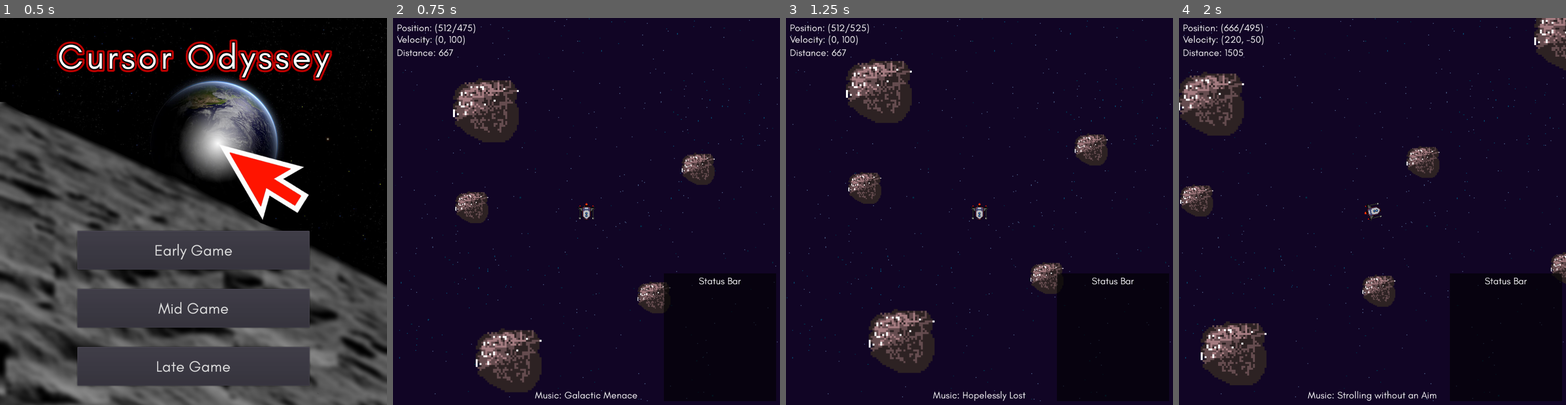
Above: before the commit, frames 1-4 (left to right).
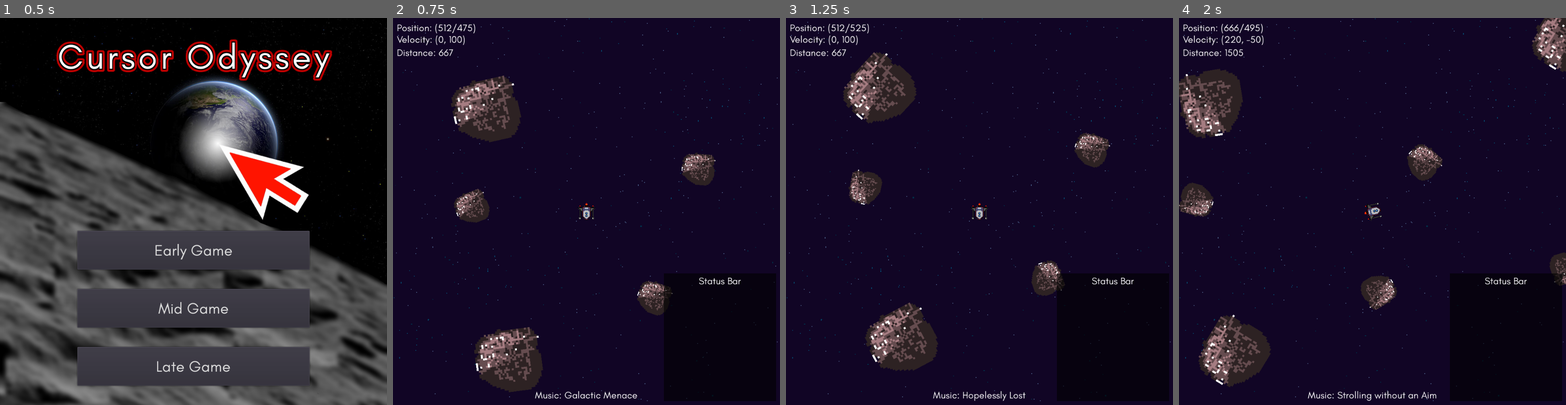
Above: after the commit, the same moments.

Repository: Locherdev/cursor-odyssey
Game: Godot game, scene res://src/level/Titlescreen.tscn
Two runs of this game, one before a commit and one after it. Both use one fixed random seed, a clock stepped at 60 frames per second and the inputs below. Sound files missing from this copy of the repository are replaced by a short silence.
Inputs (mouse positions are in pixels of both pictures, inside the frame that each line leads up to):
- Up to frame 1 (0.5 s): no input
- Up to frame 2 (0.75 s): click "Early Game" at 0.5 s
- Up to frame 3 (1.25 s): no input
- Up to frame 4 (2 s): move the mouse to (1457, 192) at 1.27 s

Frame 1 is identical in both runs. In frame 2, 2.9% of the frame differs, in the area x 15-84%, y 14-97%; in frame 3, 4.0%; in frame 4, 5.4%, in the area x 0-100%, y 0-96%.

Commit message:
debris will now rotate randomly when instanced

Diff:
--- a/game/src/debris/Debris.gd
+++ b/game/src/debris/Debris.gd
@@ -1,6 +1,11 @@
 extends KinematicBody2D
+
+var rotation_speed = float(rand_range(-2,2))
 
 func _on_Area2D_body_entered(body: Node) -> void:
 	if(body.name == 'Spaceship'):
 		Globals.append_to_statuslog("- Spaceship crashed into debris.")
 		queue_free()
+
+func _process(delta: float) -> void:
+	rotate(rotation_speed*delta)
